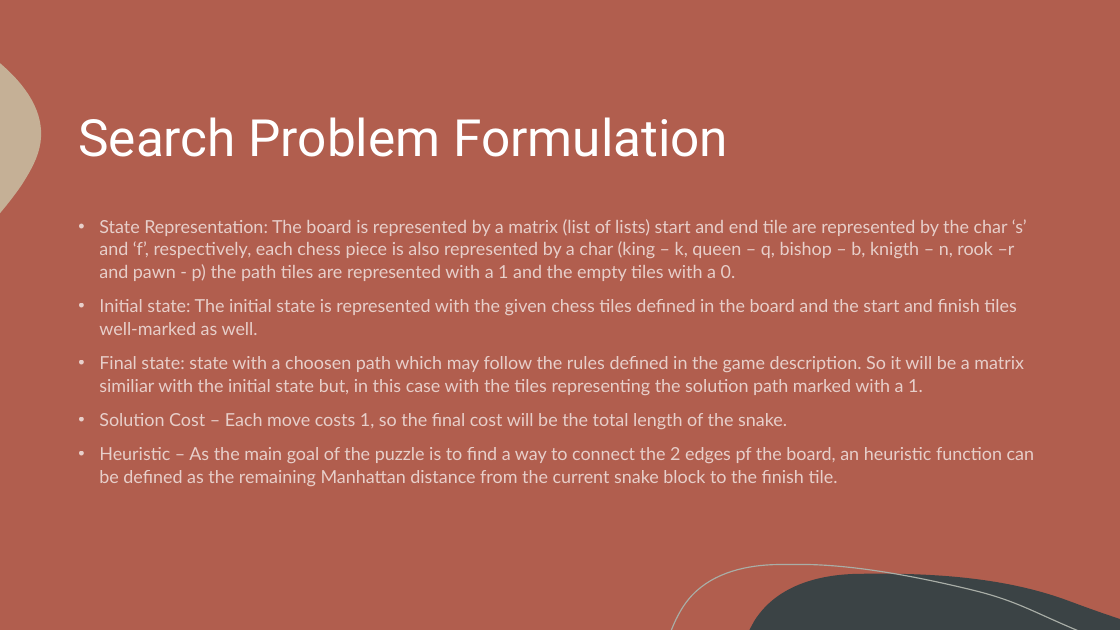
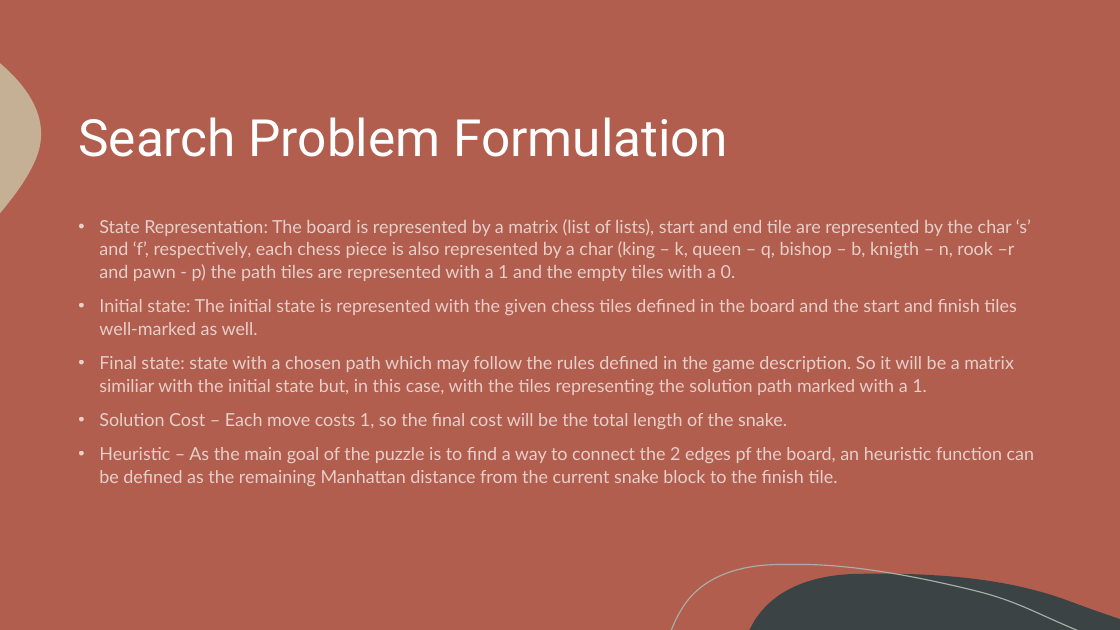
Before and after one commit to itsdomsantos/IART-2022, a slide deck: slide 4 of Chess Snake Puzzles – 2022 IA Project.pptx. Drawn at 1120x630 pixels with LibreOffice and Linux fonts; fonts in the diff are those of the drawing. Boxes give left, top, right and bottom in pixels: in the first picture for what was removed or moved away, otherwise in the second. Text is boxed around its words. In the diff, an @@ line names an element or a change of style, - is before the commit and + after.

```diff
--- a/Chess Snake Puzzles – 2022 IA Project.pptx
+++ b/Chess Snake Puzzles – 2022 IA Project.pptx
@@ text at box(99, 219, 1031, 281): text changed @@
-• State Representation: The board is represented by a matrix (list of lists) start and end tile are represented by the char ‘s’ and ‘f’, respectively, each chess piece is also represented by a char (king – k, queen – q, bishop – b, knigth – n, rook –r and pawn - p) the path tiles are represented with a 1 and the empty tiles with a 0.
+• State Representation: The board is represented by a matrix (list of lists), start and end tile are represented by the char ‘s’ and ‘f’, respectively, each chess piece is also represented by a char (king – k, queen – q, bishop – b, knigth – n, rook –r and pawn - p) the path tiles are represented with a 1 and the empty tiles with a 0.
@@ text at box(99, 356, 1014, 395): text changed @@
-• Final state: state with a choosen path which may follow the rules defined in the game description. So it will be a matrix similiar with the initial state but, in this case with the tiles representing the solution path marked with a 1.
+• Final state: state with a chosen path which may follow the rules defined in the game description. So it will be a matrix similiar with the initial state but, in this case, with the tiles representing the solution path marked with a 1.
```
Also in this commit, not shown: 3 other slides changed, 1 other file.
